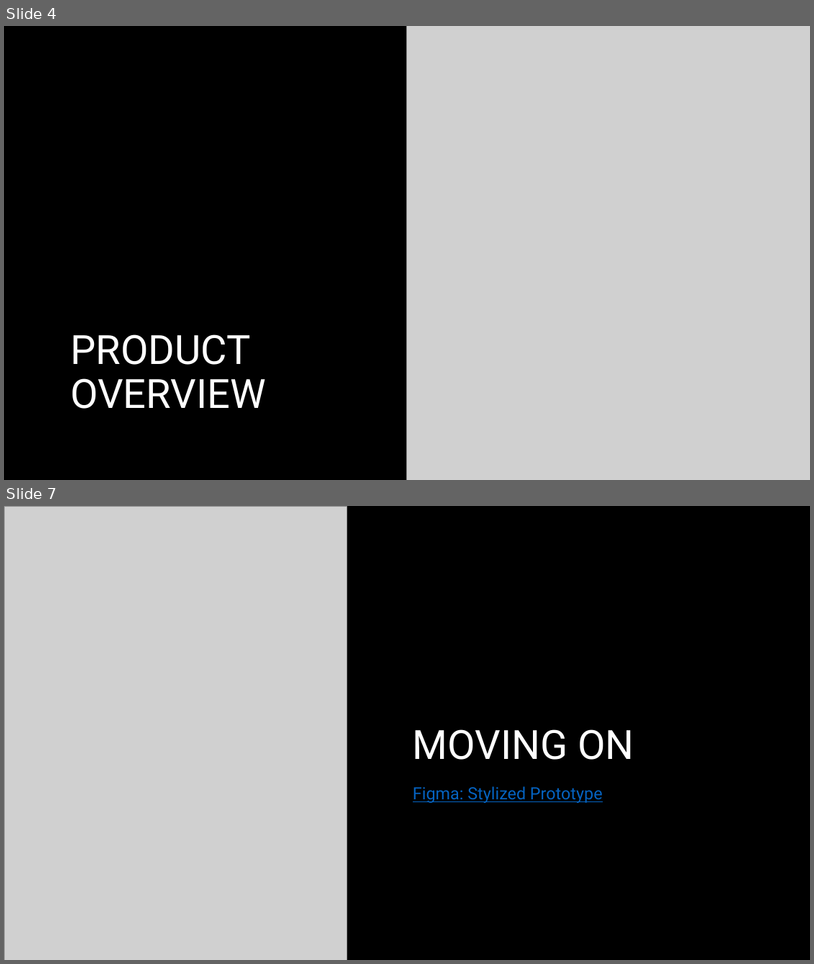
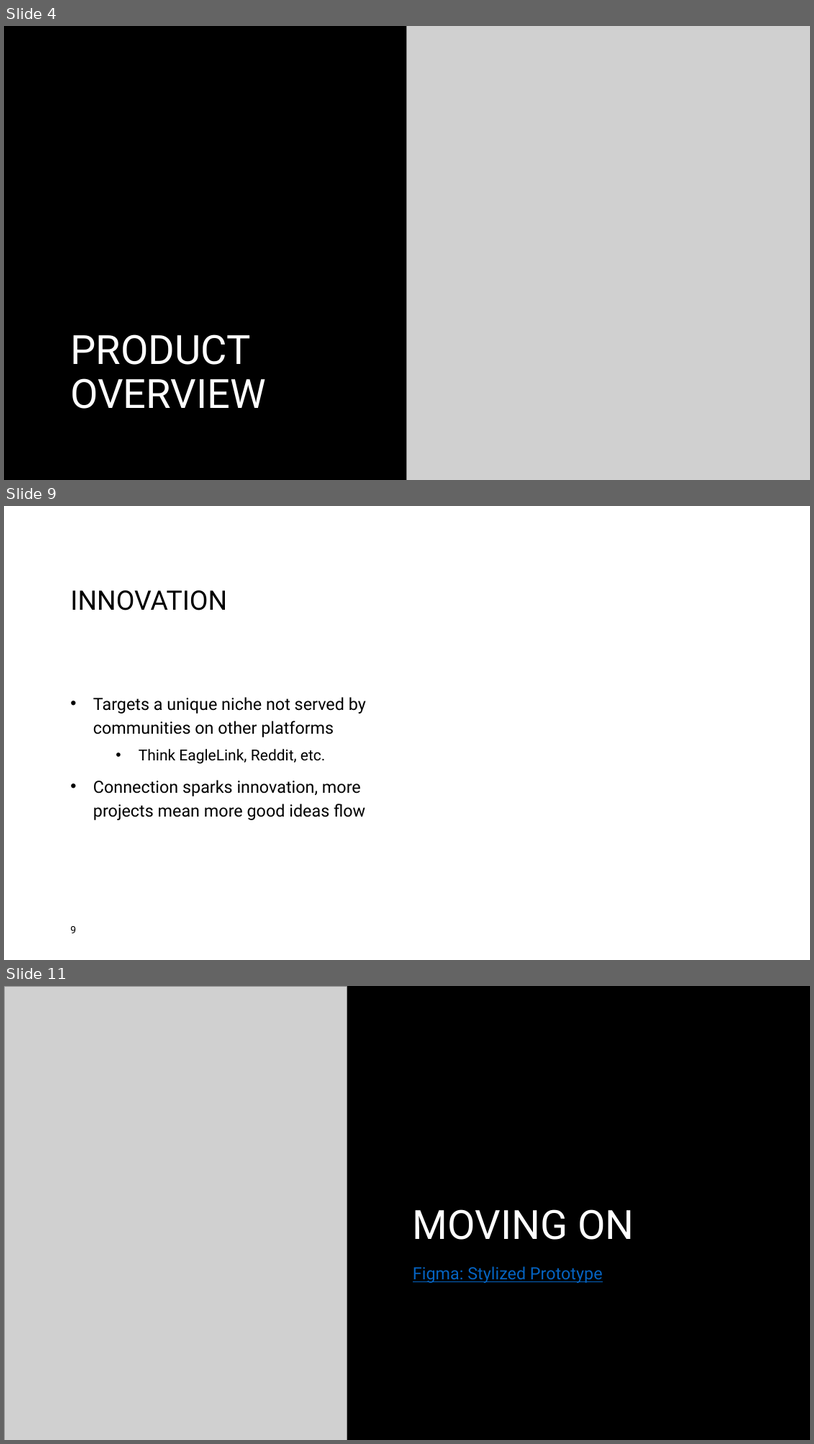
Before and after one commit to IntrixTheName/Error404, a slide deck: Azul Connect.pptx. Shown one above the other, each under a label of ours: slides 4 and 7 before the commit, slides 4, 9 and 11 after it; the slides between them are not shown. The pictures are 814x964 and 814x1444 pixels, drawn with LibreOffice and Linux fonts; fonts in the diff are those of the drawing; grey boxes stand for pictures; background and template pictures are left out. Boxes give left, top, right and bottom in pixels: in the first picture for what was removed or moved away, otherwise in the second. Text is boxed around its words. In the diff, an @@ line names an element or a change of style, - is before the commit and + after.

```diff
--- a/Azul Connect.pptx
+++ b/Azul Connect.pptx
@@ slide 9 added at box(4, 506, 810, 960), background #FFFFFF @@
@@ title added at box(70, 590, 227, 610), 32 pt, text #000000 @@
+INNOVATION
@@ text added at box(93, 697, 366, 820), 20 pt, text #000000 @@
+• Targets a unique niche not served by communities on other platforms
+  • Think EagleLink, Reddit, etc.
+• Connection sparks innovation, more projects mean more good ideas flow
@@ page number added at box(70, 926, 76, 933), 12 pt, text #000000 @@
+9
@@ what was slide 7 is now slide 11 @@
```
Also in this commit, not shown: 3 slides changed, 3 other slides added.
